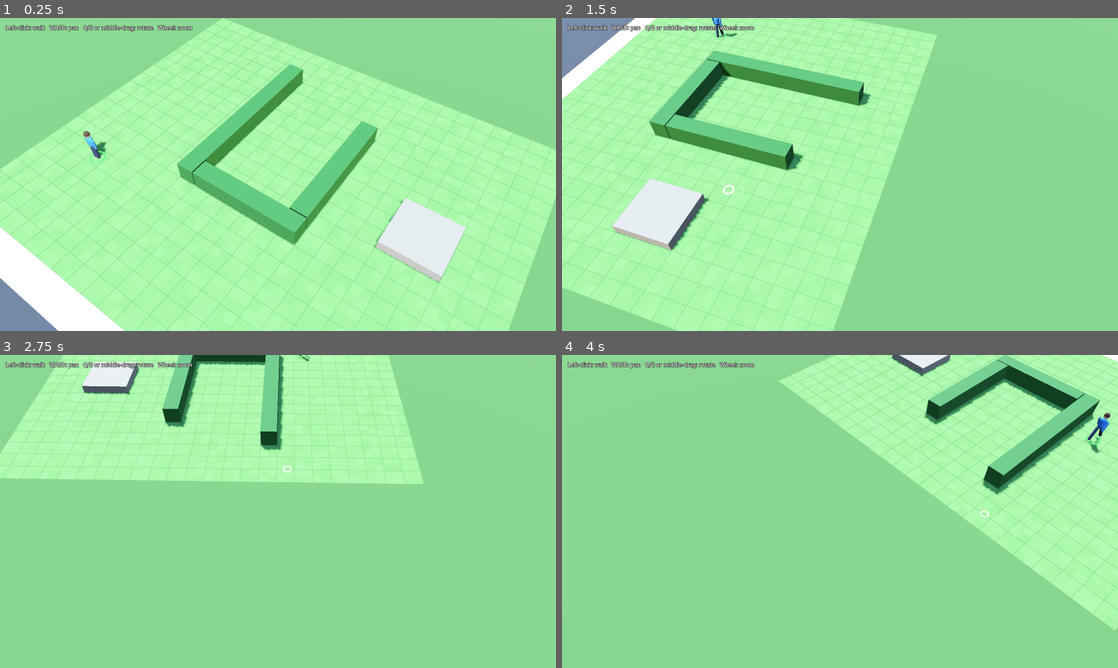
Above: before the commit, frames 1-4 (two rows, left to right).
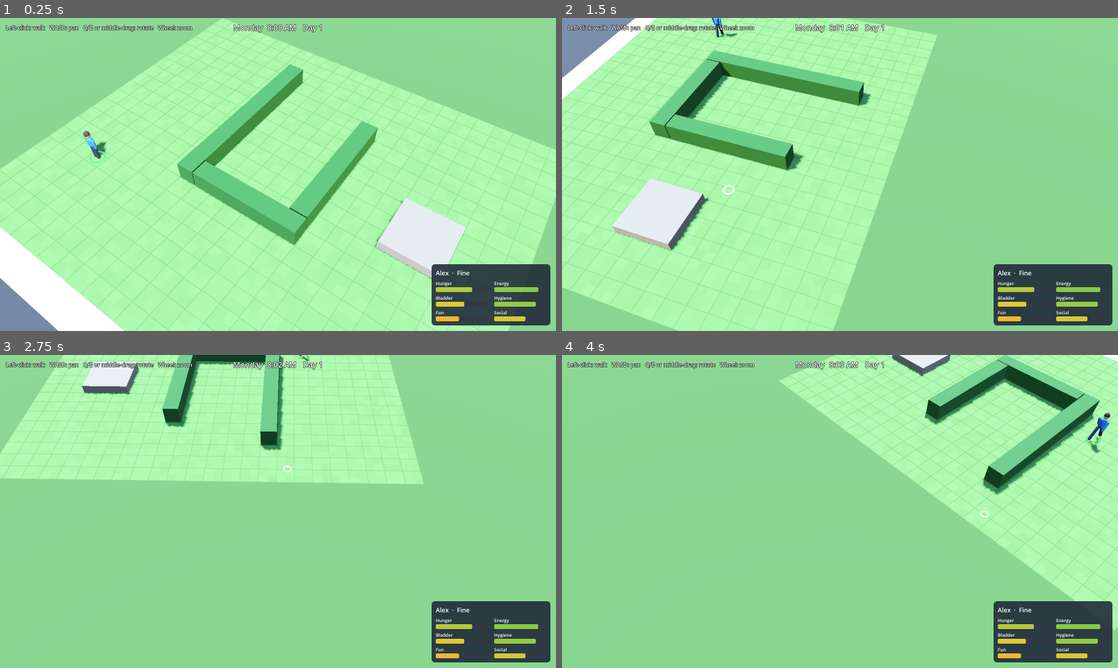
Above: after the commit, the same moments.

Repository: WozniakMac/Viviloom
Game: Godot game, scene res://scenes/main.tscn
Two runs of this game, one before a commit and one after it. Both use one fixed random seed, a clock stepped at 60 frames per second and the inputs below.
Inputs (mouse positions are in pixels of both pictures, inside the frame that each line leads up to):
- Up to frame 1 (0.25 s): no input
- Up to frame 2 (1.5 s): tap Enter at 0.5 s; move the mouse to (962, 158) at 0.52 s; hold D 0.53-1.25 s; hold Q 0.53-1.25 s; click (962, 158) at 0.67 s; drag from (728, 190) to (812, 237) at 1.27 s
- Up to frame 3 (2.75 s): move the mouse to (333, 442) at 2.02 s; hold D from 2.03 s (still down); hold Q from 2.03 s (still down); click (333, 442) at 2.17 s
- Up to frame 4 (4 s): release D at 2.75 s; release Q at 2.75 s; drag from (812, 574) to (673, 464) at 2.77 s; move the mouse to (1006, 558) at 3.52 s; hold A from 3.53 s (still down); hold Q from 3.53 s (still down); click (1006, 558) at 3.67 s

The runs differ from the first frame. In frame 1, 4.4% of the frame differs, in the area x 42-99%, y 2-99%; in frame 2, 4.4%; in frame 3, 4.4%; in frame 4, 4.4%.

Commit message:
Step 2: six needs that decay over game time
Clock autoload (1 real second = 1 game minute), Needs model with
per-hour decay and activity rate overrides, HUD with clock and needs panel.

Co-Authored-By: Claude Opus 5.5 (1M context) <noreply@anthropic.com>

Diff:
--- a/project.godot
+++ b/project.godot
@@ -9,6 +9,10 @@
 run/main_scene="res://scenes/main.tscn"
 config/features=PackedStringArray("4.7", "Forward Plus")
 
+[autoload]
+
+Clock="*res://scripts/game_clock.gd"
+
 [display]
 
 window/size/viewport_width=1600
--- /dev/null
+++ b/scripts/game_clock.gd
@@ -0,0 +1,62 @@
+extends Node
+## Autoload "Clock": game time. At normal speed one real second is one game minute.
+
+signal speed_changed(speed: int)
+signal hour_changed(hour: int)
+
+const SPEED_FACTORS: Array[float] = [0.0, 1.0, 3.0, 12.0]
+const DAY_NAMES: Array[String] = ["Monday", "Tuesday", "Wednesday", "Thursday", "Friday", "Saturday", "Sunday"]
+const MINUTES_PER_SECOND := 1.0
+
+var speed := 1
+## Minutes since the start of day 1 (midnight).
+var total_minutes := 8.0 * 60.0
+## Game minutes that passed during the current frame.
+var game_delta := 0.0
+
+
+func _process(delta: float) -> void:
+	game_delta = delta * MINUTES_PER_SECOND * SPEED_FACTORS[speed]
+	var prev_hour := hour()
+	total_minutes += game_delta
+	if hour() != prev_hour:
+		hour_changed.emit(hour())
+
+
+## Real-time delta scaled by game speed, for animation and movement.
+func scaled(delta: float) -> float:
+	return delta * SPEED_FACTORS[speed]
+
+
+func set_speed(s: int) -> void:
+	s = clampi(s, 0, SPEED_FACTORS.size() - 1)
+	if s != speed:
+		speed = s
+		speed_changed.emit(speed)
+
+
+func is_paused() -> bool:
+	return speed == 0
+
+
+func day() -> int:
+	return int(total_minutes / 1440.0) + 1
+
+
+func weekday_name() -> String:
+	return DAY_NAMES[(day() - 1) % 7]
+
+
+func hour() -> int:
+	return int(fmod(total_minutes, 1440.0) / 60.0)
+
+
+func minute() -> int:
+	return int(fmod(total_minutes, 60.0))
+
+
+func time_string() -> String:
+	var h := hour() % 12
+	if h == 0:
+		h = 12
+	return "%d:%02d %s" % [h, minute(), "AM" if hour() < 12 else "PM"]
--- /dev/null
+++ b/scripts/hud.gd
@@ -0,0 +1,107 @@
+class_name Hud
+extends CanvasLayer
+## Live-mode HUD: controls hint, clock, and the selected Sim's needs panel.
+
+var sim: Sim
+
+var _clock_label: Label
+var _name_label: Label
+var _bars := {}
+var _bar_styles := {}
+
+
+func _ready() -> void:
+	var root := Control.new()
+	root.set_anchors_preset(Control.PRESET_FULL_RECT)
+	root.mouse_filter = Control.MOUSE_FILTER_IGNORE
+	add_child(root)
+
+	var hint := _outlined_label("Left-click: walk   WASD: pan   Q/E or middle-drag: rotate   Wheel: zoom")
+	hint.position = Vector2(16, 16)
+	root.add_child(hint)
+
+	_clock_label = _outlined_label("")
+	_clock_label.add_theme_font_size_override("font_size", 22)
+	_clock_label.set_anchors_preset(Control.PRESET_CENTER_TOP)
+	_clock_label.horizontal_alignment = HORIZONTAL_ALIGNMENT_CENTER
+	_clock_label.position = Vector2(-200, 12)
+	_clock_label.size = Vector2(400, 30)
+	root.add_child(_clock_label)
+
+	root.add_child(_build_needs_panel())
+
+
+func set_sim(s: Sim) -> void:
+	sim = s
+
+
+func _process(_delta: float) -> void:
+	_clock_label.text = "%s  %s   Day %d" % [Clock.weekday_name(), Clock.time_string(), Clock.day()]
+	if sim == null:
+		return
+	_name_label.text = "%s  ·  %s" % [sim.sim_name, sim.needs.mood()]
+	for n in Needs.ORDER:
+		var v := sim.needs.get_value(n)
+		(_bars[n] as ProgressBar).value = v
+		(_bar_styles[n] as StyleBoxFlat).bg_color = Needs.bar_color(v)
+
+
+func _build_needs_panel() -> Control:
+	var panel := PanelContainer.new()
+	panel.name = "NeedsPanel"
+	var style := StyleBoxFlat.new()
+	style.bg_color = Color(0.1, 0.13, 0.2, 0.85)
+	style.set_corner_radius_all(10)
+	style.set_content_margin_all(12)
+	panel.add_theme_stylebox_override("panel", style)
+	panel.set_anchors_preset(Control.PRESET_BOTTOM_RIGHT)
+	panel.grow_horizontal = Control.GROW_DIRECTION_BEGIN
+	panel.grow_vertical = Control.GROW_DIRECTION_BEGIN
+	panel.position = Vector2(-16, -16)
+
+	var vbox := VBoxContainer.new()
+	vbox.add_theme_constant_override("separation", 8)
+	panel.add_child(vbox)
+
+	_name_label = Label.new()
+	_name_label.add_theme_font_size_override("font_size", 18)
+	vbox.add_child(_name_label)
+
+	var grid := GridContainer.new()
+	grid.columns = 2
+	grid.add_theme_constant_override("h_separation", 18)
+	grid.add_theme_constant_override("v_separation", 8)
+	vbox.add_child(grid)
+
+	for n in Needs.ORDER:
+		var row := VBoxContainer.new()
+		row.add_theme_constant_override("separation", 2)
+		var label := Label.new()
+		label.text = Needs.LABELS[n]
+		label.add_theme_font_size_override("font_size", 13)
+		row.add_child(label)
+		var bar := ProgressBar.new()
+		bar.custom_minimum_size = Vector2(150, 14)
+		bar.show_percentage = false
+		bar.max_value = 100.0
+		var bg := StyleBoxFlat.new()
+		bg.bg_color = Color(0.2, 0.22, 0.28)
+		bg.set_corner_radius_all(4)
+		var fill := StyleBoxFlat.new()
+		fill.set_corner_radius_all(4)
+		bar.add_theme_stylebox_override("background", bg)
+		bar.add_theme_stylebox_override("fill", fill)
+		row.add_child(bar)
+		grid.add_child(row)
+		_bars[n] = bar
+		_bar_styles[n] = fill
+	return panel
+
+
+func _outlined_label(text: String) -> Label:
+	var label := Label.new()
+	label.text = text
+	label.add_theme_color_override("font_outline_color", Color.BLACK)
+	label.add_theme_constant_override("outline_size", 4)
+	label.mouse_filter = Control.MOUSE_FILTER_IGNORE
+	return label
--- a/scripts/main.gd
+++ b/scripts/main.gd
@@ -6,6 +6,7 @@
 var lot: Lot
 var sim: Sim
 var rig: CameraRig
+var hud: Hud
 var _marker: MeshInstance3D
 var _marker_time := 0.0
 
@@ -24,6 +25,9 @@
 	add_child(sim)
 	sim.global_position = lot.cell_to_world(Vector2i(3, 14))
 	sim.set_selected(true)
+	var start_needs := {"hunger": 70.0, "energy": 85.0, "bladder": 55.0, "hygiene": 80.0, "fun": 45.0, "social": 60.0}
+	for n in start_needs:
+		sim.needs.set_value(n, start_needs[n])
 
 	rig = CameraRig.new()
 	rig.name = "CameraRig"
@@ -31,7 +35,10 @@
 	rig.position = lot.center()
 
 	_build_marker()
-	_build_hud()
+	hud = Hud.new()
+	hud.name = "Hud"
+	add_child(hud)
+	hud.set_sim(sim)
 	_check_dev_args()
 
 
@@ -119,17 +126,6 @@
 	add_child(sun)
 
 
-func _build_hud() -> void:
-	var layer := CanvasLayer.new()
-	add_child(layer)
-	var label := Label.new()
-	label.text = "Left-click: walk   WASD: pan   Q/E or middle-drag: rotate   Wheel: zoom"
-	label.add_theme_color_override("font_outline_color", Color.BLACK)
-	label.add_theme_constant_override("outline_size", 4)
-	label.position = Vector2(16, 16)
-	layer.add_child(label)
-
-
 func _check_dev_args() -> void:
 	for arg in OS.get_cmdline_user_args():
 		if arg.begins_with("--screenshot="):
--- /dev/null
+++ b/scripts/needs.gd
@@ -0,0 +1,96 @@
+class_name Needs
+extends RefCounted
+## The six motives of a Sim, each 0..100. They decay over game time unless an
+## activity supplies its own rate for that need.
+
+signal changed
+
+const ORDER: Array[String] = ["hunger", "energy", "bladder", "hygiene", "fun", "social"]
+const LABELS := {
+	"hunger": "Hunger",
+	"energy": "Energy",
+	"bladder": "Bladder",
+	"hygiene": "Hygiene",
+	"fun": "Fun",
+	"social": "Social",
+}
+## Points lost per game hour when nothing is affecting the need.
+const DECAY_PER_HOUR := {
+	"hunger": 6.0,
+	"energy": 4.5,
+	"bladder": 10.0,
+	"hygiene": 4.0,
+	"fun": 6.0,
+	"social": 5.0,
+}
+const LOW := 30.0
+const CRITICAL := 15.0
+
+var values := {}
+
+
+func _init() -> void:
+	for n in ORDER:
+		values[n] = 80.0
+
+
+func get_value(need: String) -> float:
+	return values[need]
+
+
+func set_value(need: String, v: float) -> void:
+	values[need] = clampf(v, 0.0, 100.0)
+	changed.emit()
+
+
+func add(need: String, amount: float) -> void:
+	set_value(need, values[need] + amount)
+
+
+## Advances needs by `minutes` of game time. `rates` maps need -> points per hour and
+## replaces normal decay for those needs (e.g. {"hunger": 40.0} while eating).
+func tick(minutes: float, rates: Dictionary = {}) -> void:
+	if minutes <= 0.0:
+		return
+	for n in ORDER:
+		var rate: float = rates.get(n, -DECAY_PER_HOUR[n])
+		values[n] = clampf(values[n] + rate * minutes / 60.0, 0.0, 100.0)
+	changed.emit()
+
+
+func lowest() -> String:
+	var best := ORDER[0]
+	for n in ORDER:
+		if values[n] < values[best]:
+			best = n
+	return best
+
+
+func average() -> float:
+	var total := 0.0
+	for n in ORDER:
+		total += values[n]
+	return total / ORDER.size()
+
+
+## A coarse overall state derived from the needs, shown next to the Sim's name.
+func mood() -> String:
+	var low: float = values[lowest()]
+	if low < CRITICAL:
+		return "Miserable"
+	if low < LOW:
+		return "Uncomfortable"
+	if average() > 75.0:
+		return "Happy"
+	return "Fine"
+
+
+## Colour for a need bar: green when full, through yellow, to red when empty.
+static func bar_color(v: float) -> Color:
+	var t := clampf(v / 100.0, 0.0, 1.0)
+	var red := Color(0.86, 0.22, 0.18)
+	var yellow := Color(0.95, 0.78, 0.2)
+	var green := Color(0.35, 0.8, 0.3)
+	if t < 0.5:
+		return red.lerp(yellow, t / 0.5)
+	return yellow.lerp(green, (t - 0.5) / 0.5)
--- a/scripts/sim.gd
+++ b/scripts/sim.gd
@@ -11,6 +11,7 @@
 @export var walk_speed := 2.0
 
 var lot: Lot
+var needs := Needs.new()
 var path := PackedVector3Array()
 var _path_index := 0
 var _walk_phase := 0.0
@@ -51,7 +52,9 @@
 	_selection_ring.visible = selected
 
 
-func _process(delta: float) -> void:
+func _process(real_delta: float) -> void:
+	needs.tick(Clock.game_delta)
+	var delta := Clock.scaled(real_delta)
 	var moving := false
 	if _path_index < path.size():
 		var target := path[_path_index]
--- a/tests/run_tests.gd
+++ b/tests/run_tests.gd
@@ -9,6 +9,8 @@
 	_test_path_avoids_obstacles()
 	_test_unreachable_goal()
 	_test_blocked_goal_snaps_to_neighbour()
+	_test_needs_decay()
+	_test_needs_activity_rates()
 	print("TESTS %s (%d failures)" % ["PASSED" if _failures == 0 else "FAILED", _failures])
 	quit(1 if _failures > 0 else 0)
 
@@ -61,3 +63,19 @@
 		var end_cell := lot.world_to_cell(path[path.size() - 1])
 		_check(end_cell != Vector2i(5, 5) and lot.is_walkable(end_cell), "ends on a free cell")
 	lot.free()
+
+
+func _test_needs_decay() -> void:
+	var needs := Needs.new()
+	needs.tick(60.0)
+	_check(is_equal_approx(needs.get_value("hunger"), 80.0 - Needs.DECAY_PER_HOUR["hunger"]), "hunger decays per hour")
+	needs.tick(60.0 * 100.0)
+	_check(needs.get_value("bladder") == 0.0, "needs clamp at zero")
+	_check(needs.mood() == "Miserable", "empty needs are miserable")
+
+
+func _test_needs_activity_rates() -> void:
+	var needs := Needs.new()
+	needs.tick(30.0, {"hunger": 40.0})
+	_check(is_equal_approx(needs.get_value("hunger"), 100.0), "eating rate restores hunger and clamps")
+	_check(needs.get_value("fun") < 80.0, "other needs still decay")
Not shown, added: scripts/game_clock.gd.uid
Not shown, added: scripts/hud.gd.uid
Not shown, added: scripts/needs.gd.uid
